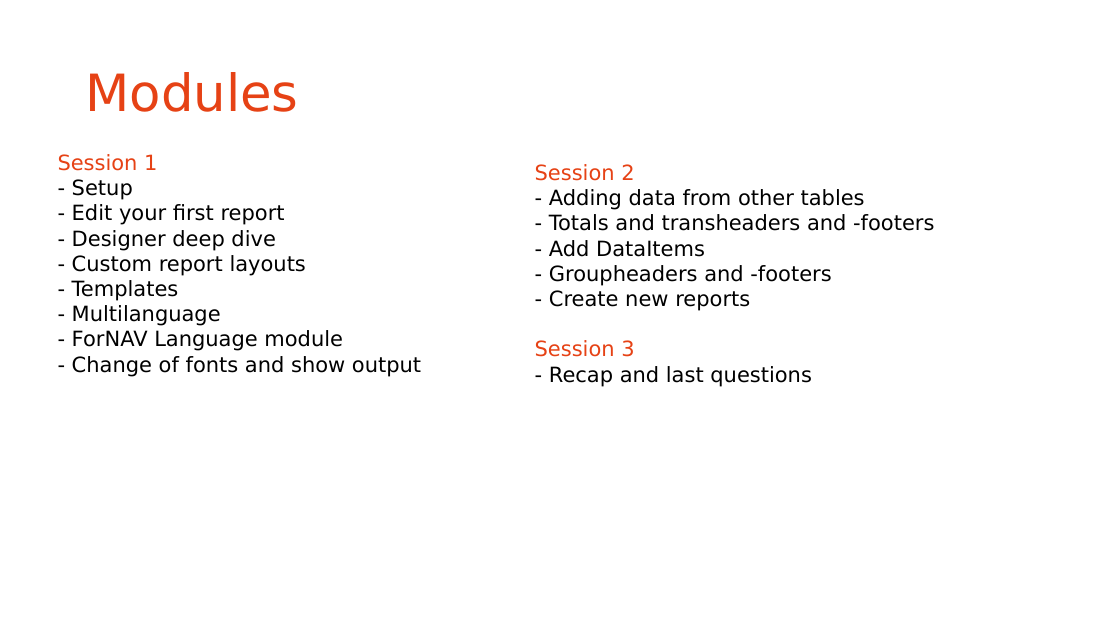
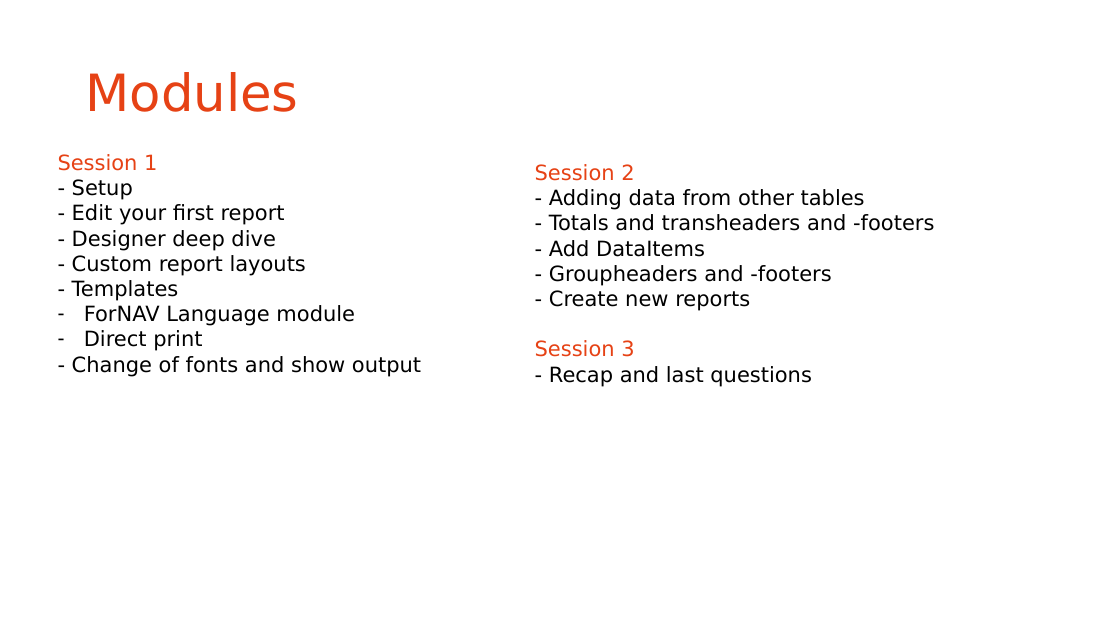
Before and after one commit to renebrummel/ForNAV.TrainingModules, a slide deck: slide 2 of Powerpoint/Webinar.pptx. Drawn at 1120x630 pixels with LibreOffice and Linux fonts; fonts in the diff are those of the drawing; background and template pictures are left out. Boxes give left, top, right and bottom in pixels: in the first picture for what was removed or moved away, otherwise in the second. Text is boxed around its words. In the diff, an @@ line names an element or a change of style, - is before the commit and + after.

```diff
--- a/Powerpoint/Webinar.pptx
+++ b/Powerpoint/Webinar.pptx
@@ text at (x1=84, y1=305, x2=355, y2=351): text changed @@
-- Multilanguage
-- ForNAV Language module
+– ForNAV Language module
+– Direct print
```
Also in this commit, not shown: 1 other slide changed, 12 other files.
